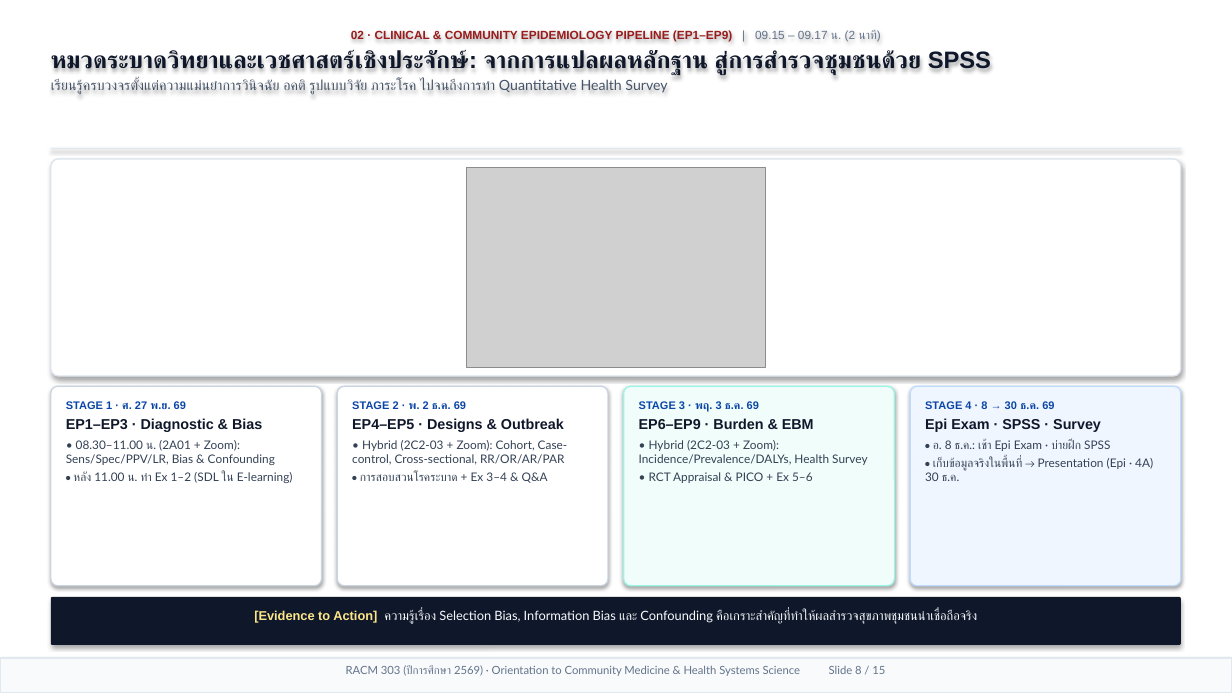
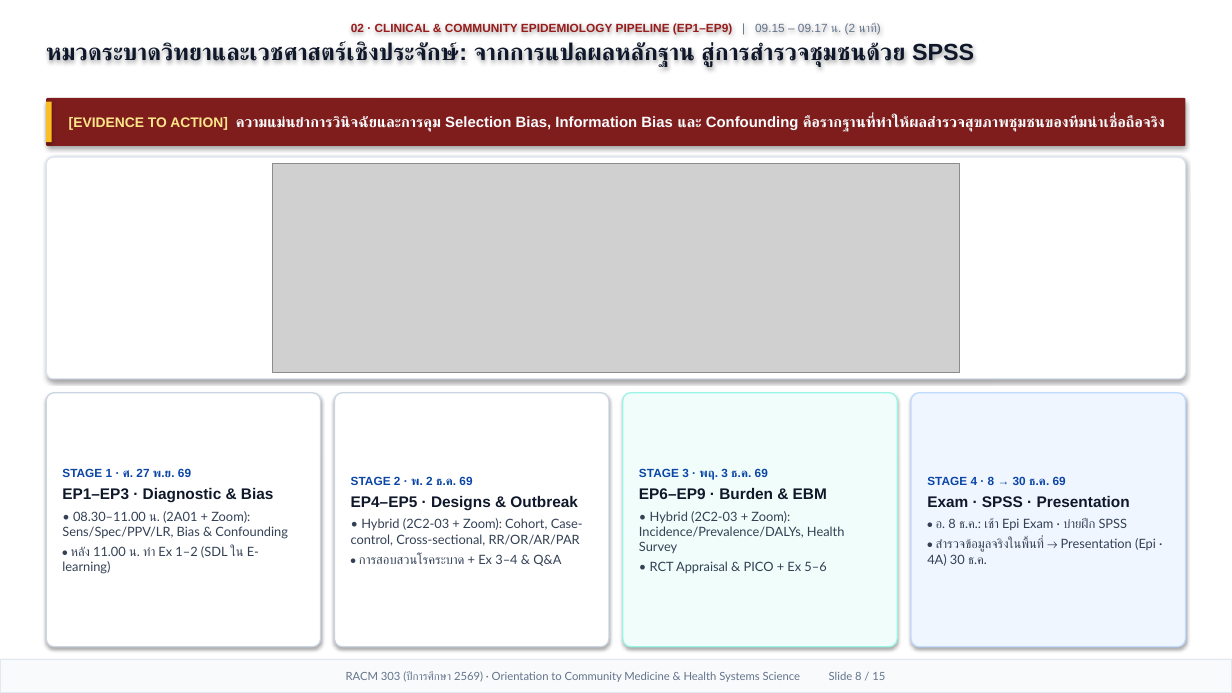
Before and after one commit to smartwoo/racm303-2569-faculty-member, a slide deck: slide 8 of exports/pptx/RACM303_2569_Orientation_Slides.pptx. Drawn at 1232x693 pixels with LibreOffice and Linux fonts; fonts in the diff are those of the drawing; grey boxes stand for pictures. Boxes give left, top, right and bottom in pixels: in the first picture for what was removed or moved away, otherwise in the second. Text is boxed around its words. In the diff, an @@ line names an element or a change of style, - is before the commit and + after.

Commit message:
feat(orientation): upgrade all 15 slides with top key-message banners, full-space Nano Banana visuals, optimized typography & Apple Keynote motion

```diff
--- a/exports/pptx/RACM303_2569_Orientation_Slides.pptx
+++ b/exports/pptx/RACM303_2569_Orientation_Slides.pptx
@@ text "02 · CLINICAL & COMMUNITY ...": place and size @@
-text "02 · CLINICAL & COMMUNITY ..." at [51,30,991,95]
+text "02 · CLINICAL & COMMUNITY ..." at [46,22,974,67]
@@ text "02 · CLINICAL & COMMUNITY ..." at [46,22,974,67]: size 18.5 to 18.2 pt in "หมวดระบาดวิทยาและเวชศาสตร์เชิงประจักษ์: จากการแปลผลหลักฐาน ส ..."; less space between paragraphs @@
@@ text at [51,79,667,95]: paragraph removed @@
-เรียนรู้ครบวงจรตั้งแต่ความแม่นยำการวินิจฉัย อคติ รูปแบบวิจัย ภาระโรค ไปจนถึงการทำ Quantitative Health Survey
@@ rounded rectangle "[EVIDENCE TO ACTION] ความแม่นยำการวินิจฉัยและการคุม Selectio ...": place and size @@
-rounded rectangle "[EVIDENCE TO ACTION] ความแม่นยำการวินิจฉัยและการคุม Selectio ..." at [51,597,1181,645]
+rounded rectangle "[EVIDENCE TO ACTION] ความแม่นยำการวินิจฉัยและการคุม Selectio ..." at [46,98,1186,146]
@@ rounded rectangle "[EVIDENCE TO ACTION] ความแม่นยำการวินิจฉัยและการคุม Selectio ..." at [46,98,1186,146]: vertical alignment top to middle; fill #0F172A to #7F1D1D; proportions changed @@
@@ rectangle added at [46,102,52,142], fill #FBBF24 @@
@@ text in rounded rectangle at [69,116,1165,132]: text changed; size 10 to 11.6 pt; font Lato to Arial; bold on @@
-[Evidence to Action] ความรู้เรื่อง Selection Bias, Information Bias และ Confounding คือเกราะสำคัญที่ทำให้ผลสำรวจสุขภาพชุมชนน่าเชื่อถือจริง
+[EVIDENCE TO ACTION] ความแม่นยำการวินิจฉัยและการคุม Selection Bias, Information Bias และ Confounding คือรากฐานที่ทำให้ผลสำรวจสุขภาพชุมชนของทีมน่าเชื่อถือจริง
@@ rectangle removed at [51,148,1181,149] @@
@@ rounded rectangle: place and size @@
-rounded rectangle at [51,159,1181,376]
+rounded rectangle at [46,157,1186,379]
@@ rounded rectangle at [46,157,1186,379]: proportions changed @@
@@ picture added at [273,164,959,372] @@
@@ picture removed at [467,167,765,368] @@
@@ rounded rectangle "STAGE 1 · ศ. 27 ...": place and size @@
-rounded rectangle "STAGE 1 · ศ. 27 ..." at [51,386,322,586]
+rounded rectangle "STAGE 1 · ศ. 27 ..." at [46,393,321,647]
@@ rounded rectangle "STAGE 1 · ศ. 27 ..." at [46,393,321,647]: size 8.6 to 9.2 pt in "STAGE 1 · ศ. 27 พ.ย. 69"; size 11.2 to 12 pt in "EP1–EP3 · Diagnostic & Bias"; size 9.2 to 10 pt in "• 08.30–11.00 น. (2A01 + Zoom): Sens/Spec/PPV/LR, ...", "• หลัง 11.00 น. ทำ Ex 1–2 ..."; vertical alignment top to middle; proportions changed @@
@@ rounded rectangle "STAGE 2 · พ. 2 ...": place and size @@
-rounded rectangle "STAGE 2 · พ. 2 ..." at [337,386,608,586]
+rounded rectangle "STAGE 2 · พ. 2 ..." at [335,393,609,647]
@@ rounded rectangle "STAGE 2 · พ. 2 ..." at [335,393,609,647]: size 8.6 to 9.2 pt in "STAGE 2 · พ. 2 ธ.ค. 69"; size 11.2 to 12 pt in "EP4–EP5 · Designs & Outbreak"; size 9.2 to 10 pt in "• Hybrid (2C2-03 + Zoom): Cohort, Case-control, ...", "• การสอบสวนโรคระบาด + Ex 3–4 & Q&A"; vertical alignment top to middle; proportions changed @@
@@ rounded rectangle "STAGE 3 · พฤ. 3 ...": place and size @@
-rounded rectangle "STAGE 3 · พฤ. 3 ..." at [624,386,895,586]
+rounded rectangle "STAGE 3 · พฤ. 3 ..." at [623,393,897,647]
@@ rounded rectangle "STAGE 3 · พฤ. 3 ..." at [623,393,897,647]: size 8.6 to 9.2 pt in "STAGE 3 · พฤ. 3 ธ.ค. 69"; size 11.2 to 12 pt in "EP6–EP9 · Burden & EBM"; size 9.2 to 10 pt in "• Hybrid (2C2-03 + Zoom): Incidence/Prevalence/DALYs, Health ...", "• RCT Appraisal & PICO + Ex ..."; vertical alignment top to middle; proportions changed @@
@@ rounded rectangle "STAGE 4 · 8 → ...": place and size @@
-rounded rectangle "STAGE 4 · 8 → ..." at [910,386,1181,586]
+rounded rectangle "STAGE 4 · 8 → ..." at [911,393,1186,647]
@@ rounded rectangle "STAGE 4 · 8 → ..." at [911,393,1186,647]: vertical alignment top to middle; proportions changed @@
@@ text in rounded rectangle at [927,477,1128,530]: size 8.6 to 9.2 pt in "STAGE 4 · 8 → 30 ธ.ค. ..."; size 9.2 to 10 pt in "• อ. 8 ธ.ค.: เช้า Epi Exam ..." @@
@@ text in rounded rectangle at [927,496,1130,507]: text changed; size 11.2 to 12 pt @@
-Epi Exam · SPSS · Survey
+Exam · SPSS · Presentation
@@ text in rounded rectangle at [927,538,1156,566]: text changed; size 9.2 to 10 pt @@
-• เก็บข้อมูลจริงในพื้นที่ → Presentation (Epi · 4A) 30 ธ.ค.
+• สำรวจข้อมูลจริงในพื้นที่ → Presentation (Epi · 4A) 30 ธ.ค.
@@ rectangle "RACM 303 (ปีการศึกษา 2569) · ..." at [0,660,1232,693]: vertical alignment top to middle @@
```
Also in this commit, not shown: 14 other slides changed, 20 other files.
